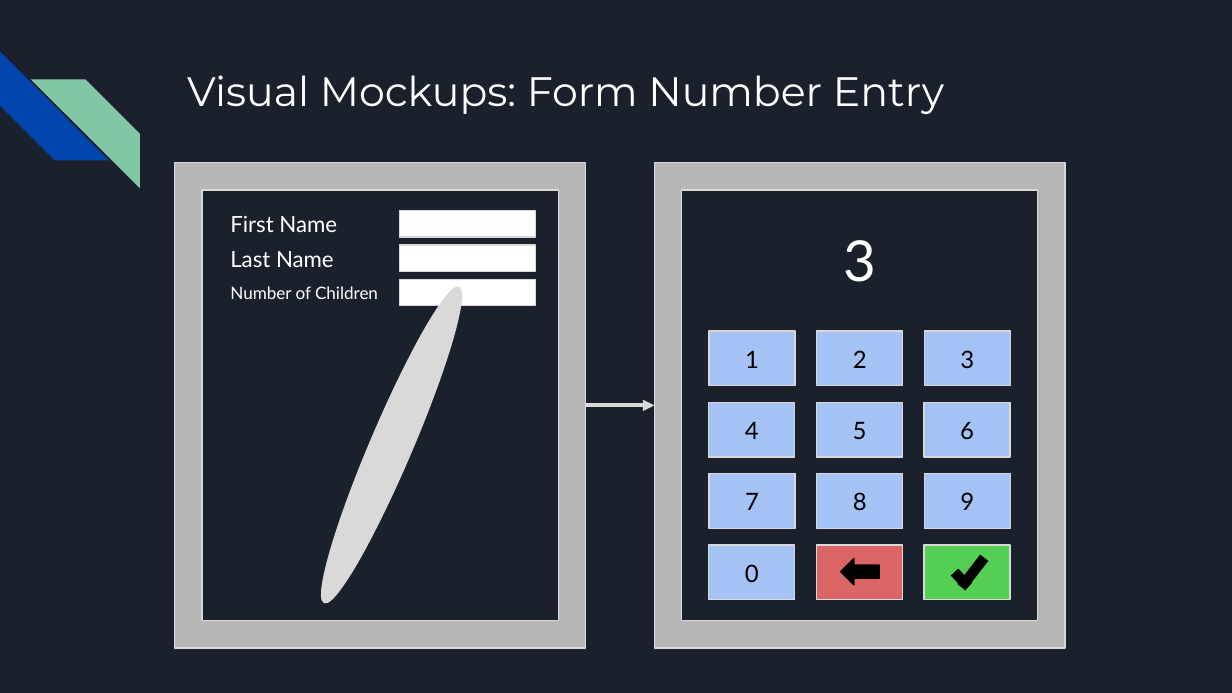
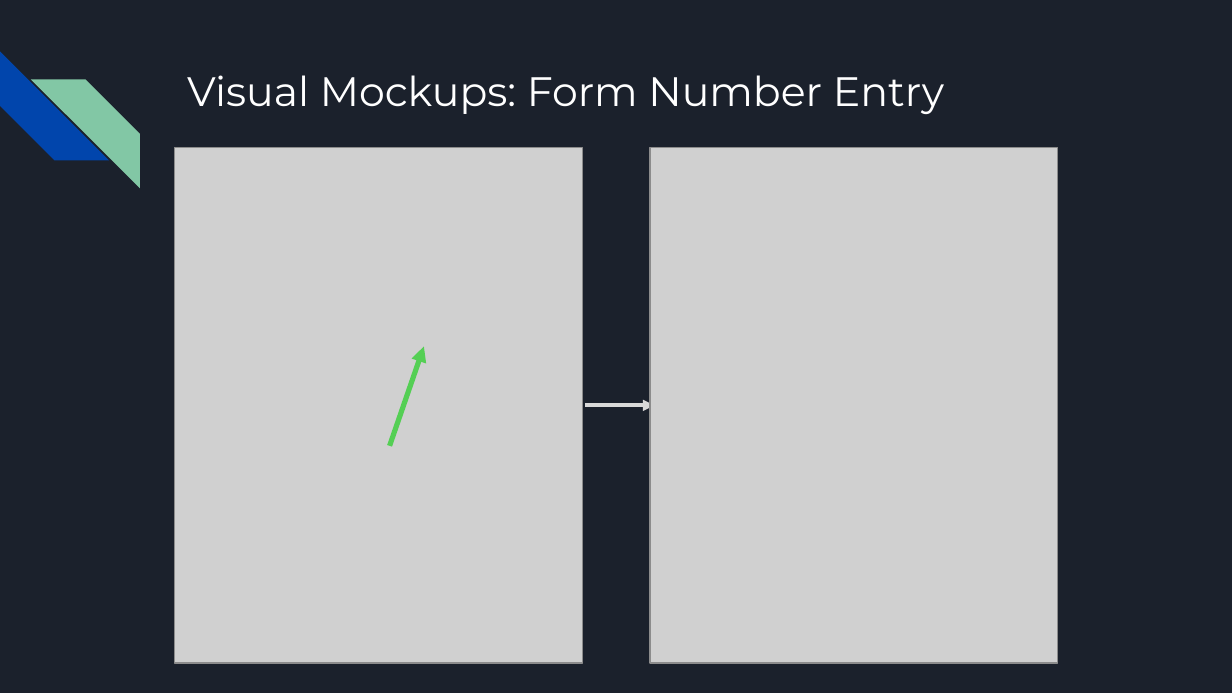
Before and after one commit to Thysbelon/Thysbelon.github.io, a slide deck: slide 6 of content/New-Media-Projects/Empathize/Midterm Presentation.pptx. Drawn at 1232x693 pixels with LibreOffice and Linux fonts; fonts in the diff are those of the drawing; grey boxes stand for pictures. Boxes give left, top, right and bottom in pixels: in the first picture for what was removed or moved away, otherwise in the second. Text is boxed around its words. In the diff, an @@ line names an element or a change of style, - is before the commit and + after.

```diff
--- a/content/New-Media-Projects/Empathize/Midterm Presentation.pptx
+++ b/content/New-Media-Projects/Empathize/Midterm Presentation.pptx
@@ picture added at (175,148,583,664) @@
@@ picture added at (650,148,1058,664) @@
@@ frame removed at (175,163,585,648) @@
@@ frame removed at (654,163,1064,648) @@
@@ text removed at (230,215,337,232) @@
-First Name
@@ rectangle removed at (399,211,536,237) @@
@@ text removed at (230,251,334,267) @@
-Last Name
@@ rectangle removed at (399,245,536,271) @@
@@ text removed at (843,240,876,282) @@
-3
@@ text removed at (230,286,378,299) @@
-Number of Children
@@ ellipse removed at (305,279,478,610) @@
@@ rectangle removed at (399,280,536,306) @@
@@ arrow added from (389, 446) to (424, 346), #54CF54 3 pt @@
@@ rectangle removed at (710,331,796,386) @@
-1
@@ rectangle removed at (817,331,903,386) @@
-2
@@ rectangle removed at (924,331,1010,386) @@
-3
@@ rectangle removed at (708,403,795,457) @@
-4
@@ rectangle removed at (817,403,903,457) @@
-5
@@ rectangle removed at (924,403,1010,457) @@
-6
@@ rectangle removed at (710,474,796,529) @@
-7
@@ rectangle removed at (817,474,903,529) @@
-8
@@ rectangle removed at (924,474,1010,529) @@
-9
@@ rectangle removed at (708,546,795,600) @@
-0
@@ rectangle removed at (817,546,903,600) @@
@@ left arrow removed at (840,558,878,584) @@
@@ rectangle removed at (924,546,1010,600) @@
@@ line removed from (984, 558) to (961, 588) @@
@@ line removed from (955, 572) to (968, 586) @@
```
Also in this commit, not shown: 2 other slides changed, 2 slides added, 2 slides removed, 4 other files.
